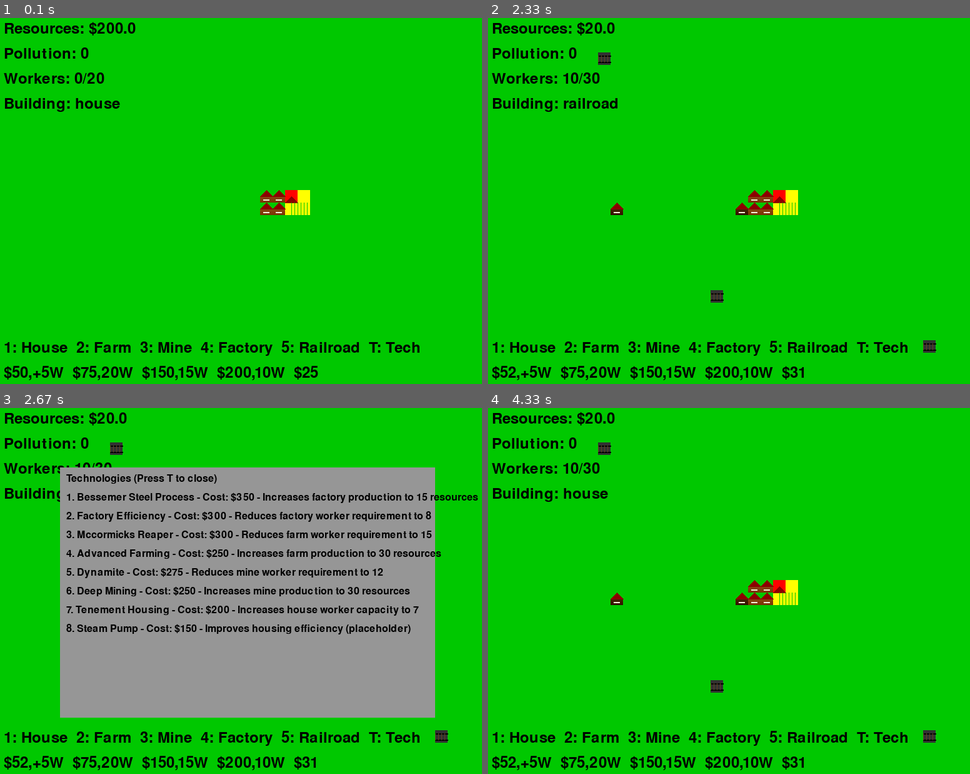
Above: before the commit, frames 1-4 (two rows, left to right).
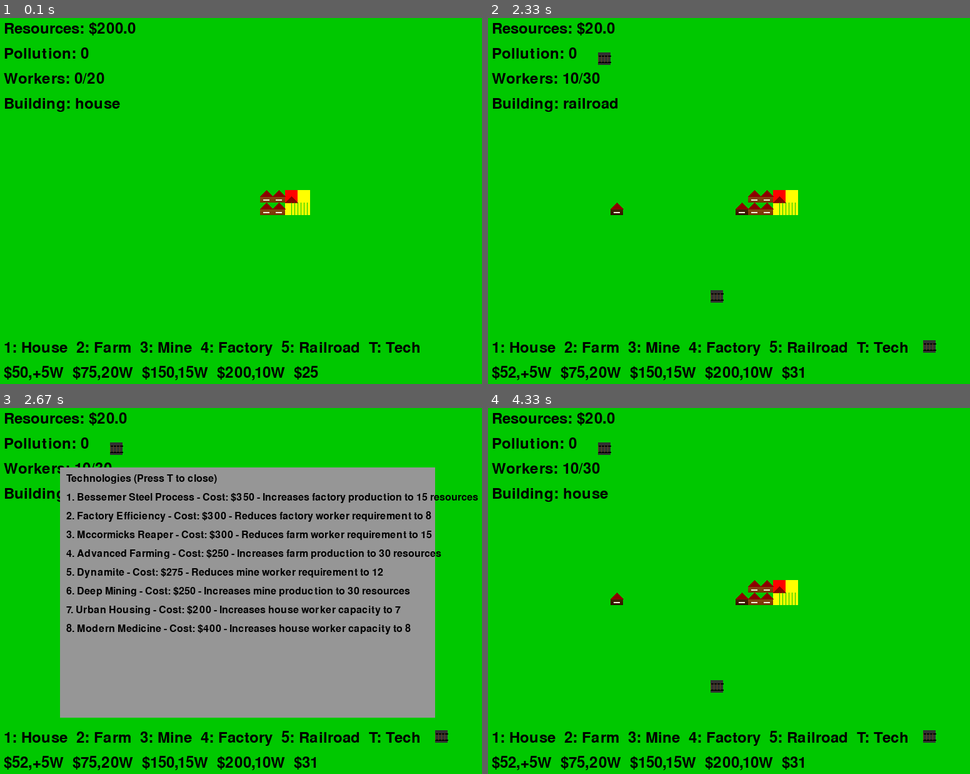
Above: after the commit, the same moments.

Repository: GeorgeVajagich/Industry-City-Game-Grok-Pygame
Game: pygame game, started from Industrial Revolution City Builder 1p6.py
The game is run twice, just before and just after one commit, with the same random seed, the same clock (stepped at 60 frames per second) and the same inputs.
Inputs (mouse positions are in pixels of both pictures, inside the frame that each line leads up to):
- Up to frame 1 (0.1 s): no input
- Up to frame 2 (2.33 s): click (733, 201) at 0.38 s; click (613, 204) at 0.72 s; tap 5 at 1 s; click (603, 61) at 1.38 s; click (714, 299) at 1.72 s; click (926, 343) at 2.05 s
- Up to frame 3 (2.67 s): tap T at 2.33 s
- Up to frame 4 (4.33 s): tap 7 at 2.67 s; tap T at 3.83 s; tap 1 at 4.17 s

Frames 1-2 are identical in both runs. In frame 3, 1.6% of the frame differs, in the area x 15-87%, y 53-62%; in frame 4, nothing differs.

Commit message:
Updated technology list

Diff:
--- a/Industrial Revolution City Builder 1p6.py
+++ b/Industrial Revolution City Builder 1p6.py
@@ -50,6 +50,9 @@
 MINE_PRODUCTION = 20
 HOUSE_CAPACITY = 5
 
+# Worker constants (unchanged)
+HOUSE_CAPACITY = 5
+
 # Technology effect functions
 def reduce_factory_workers():
     global WORKERS_PER_FACTORY
@@ -75,13 +78,13 @@
     global WORKERS_PER_MINE
     WORKERS_PER_MINE = 12
 
-def tenement_housing():
+def urban_housing():
     global HOUSE_CAPACITY
-    HOUSE_CAPACITY = 7
-
-def steam_pump():
-    global WORKERS_PER_HOUSE
-    WORKERS_PER_HOUSE = 3
+    HOUSE_CAPACITY +=2  # Increases capacity by 2
+
+def modern_medicine():
+    global HOUSE_CAPACITY
+    HOUSE_CAPACITY += 3 # Increases capacity by 3
 
 # Technology definitions
 TECHNOLOGIES = {
@@ -115,15 +118,15 @@
         "effect": increase_mine_production,
         "description": "Increases mine production to 30 resources"
     },
-    "tenement_housing": {
+    "urban_housing": {
         "base_cost": 200,
-        "effect": tenement_housing,
+        "effect": urban_housing,
         "description": "Increases house worker capacity to 7"
     },
-    "steam_pump": {
-        "base_cost": 150,
-        "effect": steam_pump,
-        "description": "Improves housing efficiency (placeholder)"
+    "modern_medicine": {
+        "base_cost": 400,
+        "effect": modern_medicine,
+        "description": "Increases house worker capacity to 8"
     }
 }
 
@@ -131,7 +134,7 @@
     "bessemer_steel_process", "factory_efficiency",
     "mccormicks_reaper", "advanced_farming",
     "dynamite", "deep_mining",
-    "tenement_housing", "steam_pump"
+    "urban_housing", "modern_medicine"
 ]
 
 # Load sound effects
